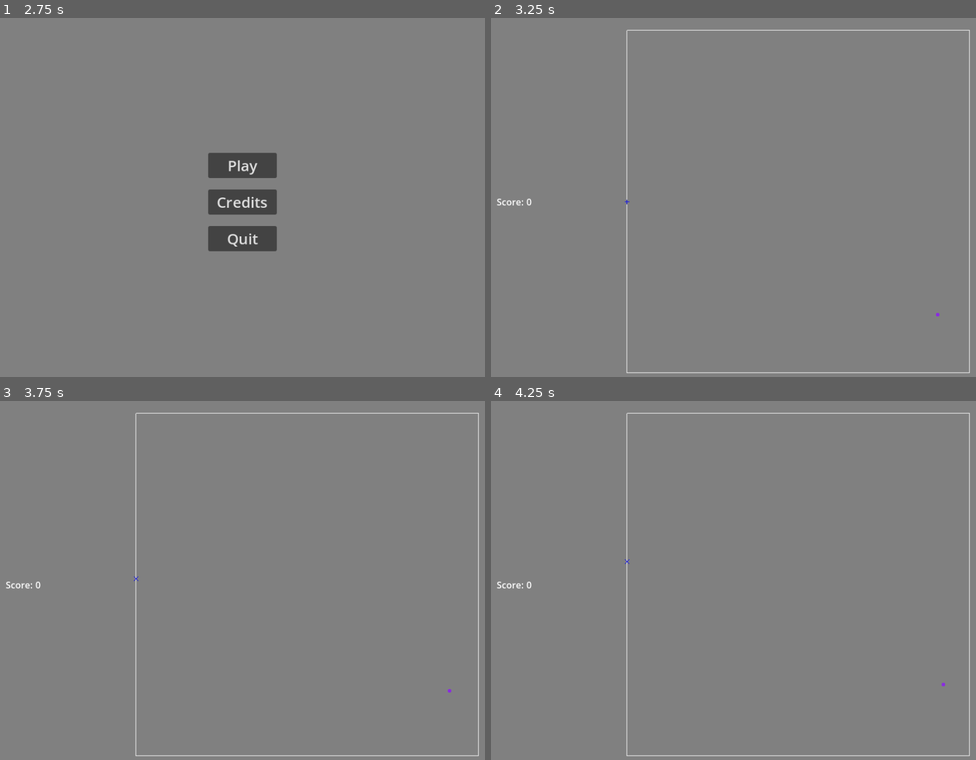
Above: before the commit, frames 1-4 (two rows, left to right).
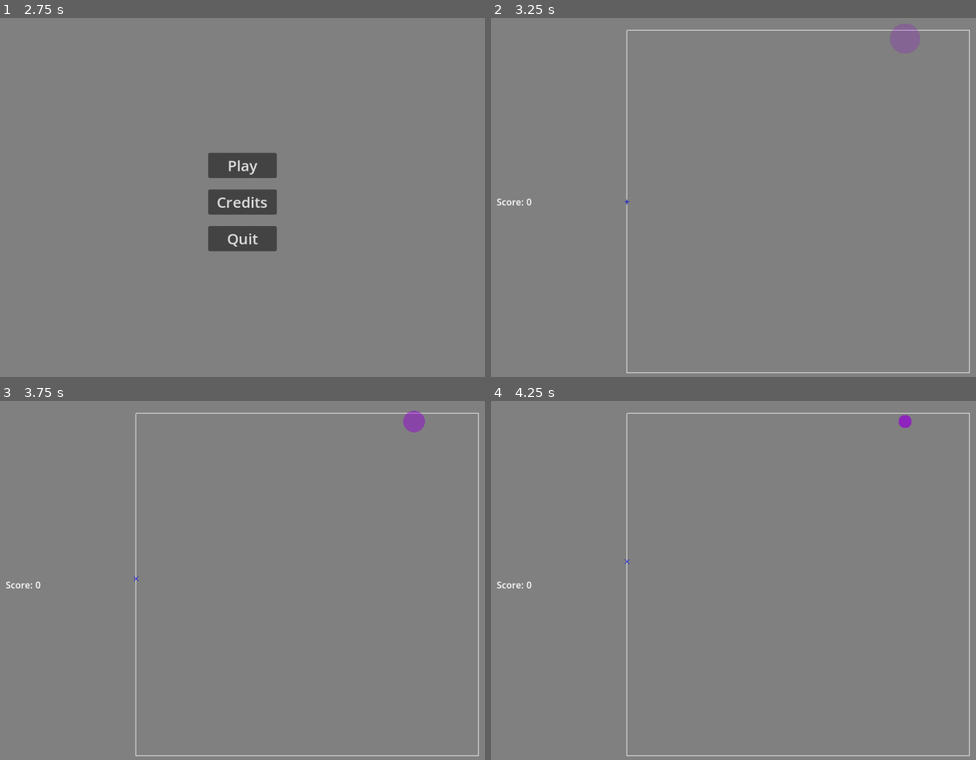
Above: after the commit, the same moments.

Repository: Habidakus/mirror-qix
Game: Godot game, scene res://Scenes/main.tscn
The game is run twice, just before and just after one commit, with the same random seed, the same clock (stepped at 60 frames per second) and the same inputs.
Inputs (mouse positions are in pixels of both pictures, inside the frame that each line leads up to):
- Up to frame 1 (2.75 s): tap Enter at 0.5, 2 s; move the mouse to (349, 183) at 0.52 s; hold Right 0.53-1.28 s; click (349, 183) at 0.67 s; tap Space at 0.77, 1.25, 1.52 s; move the mouse to (145, 219) at 1.27 s; hold Down 1.28-2.03 s; move the mouse to (291, 122) at 2.02 s; hold Right from 2.03 s (still down)
- Up to frame 2 (3.25 s): release Right at 2.75 s; click "Play" at 2.75 s
- Up to frame 3 (3.75 s): move the mouse to (218, 659) at 3.52 s; hold Up from 3.53 s (still down); click (218, 659) at 3.67 s
- Up to frame 4 (4.25 s): keep holding Up; tap Space at 3.77 s

Frame 1 is identical in both runs. In frame 2, 0.4% of the frame differs, in the area x 82-93%, y 1-84%; in frame 3, 0.2%; in frame 4, less than 0.1%.

Commit message:
Udpated enemy logic and moved it to the enemy base script

Diff:
--- a/Scripts/Enemy.gd
+++ b/Scripts/Enemy.gd
@@ -2,43 +2,163 @@
 
 class_name Enemy
 
+enum EnemyState {MOVING, HUNTING, TRAPPED, RESPAWNING}
+
+var pos_on_field : Vector2i
 var play_state : PlayState = null
 var goal_pos : Vector2i
 var move_work : Vector2
 var rng : RandomNumberGenerator = RandomNumberGenerator.new()
-var speed : float = 25
+var speed : float = 75
+var current_enemy_state : EnemyState
+var max_respawn_time : float = 2
+var respawn_remaining : float
+var max_stun_time : float = 3
+var stun_remaining : float
+
+func change_state(new_state : EnemyState) -> void:
+	if new_state == EnemyState.RESPAWNING:
+		current_enemy_state = new_state
+		respawn_remaining = max_respawn_time
+		pos_on_field = get_spawn_spot()
+		return
+	if new_state == EnemyState.TRAPPED:
+		current_enemy_state = new_state
+		stun_remaining = max_stun_time
+		return
+	if new_state == EnemyState.MOVING:
+		assert(current_enemy_state != EnemyState.MOVING)
+		current_enemy_state = new_state
+		chose_new_goal()
+		return
+	if new_state == EnemyState.HUNTING:
+		assert(current_enemy_state != EnemyState.HUNTING)
+		current_enemy_state = new_state
+		chose_new_goal()
+		return
+	assert(false)
 
 func init(ps : PlayState) -> void:
 	play_state = ps
-	goal_pos = ps.get_spawn_spot()
+	change_state(EnemyState.RESPAWNING)
+	chose_new_goal()
+
+func _process(delta: float) -> void:
+	if current_enemy_state == EnemyState.RESPAWNING:
+		respawn_remaining -= delta
+		if respawn_remaining <= 0:
+			change_state(EnemyState.MOVING)
+			return
+	if current_enemy_state == EnemyState.TRAPPED:
+		stun_remaining -= delta
+		if stun_remaining <= 0:
+			change_state(EnemyState.RESPAWNING)
+			return
+
+func chose_new_goal_and_state() -> void:
+	if current_enemy_state == EnemyState.MOVING:
+		if play_state.player_on_outer_lines == false:
+			change_state(EnemyState.HUNTING)
+			return
+	elif current_enemy_state == EnemyState.HUNTING:
+		if play_state.player_on_outer_lines:
+			change_state(EnemyState.MOVING)
+			return
+	chose_new_goal()
 
 func chose_new_goal() -> void:
-	goal_pos = play_state.get_spawn_spot()
-
-func on_in_claimed_area() -> Vector2i:
-	return play_state.get_spawn_spot()
+	move_work = Vector2.ZERO
+	goal_pos = get_goal_spot()
+	print("New goal spot: %s" % [goal_pos])
 
 func get_new_pos(delta: float) -> Vector2i:
-	var move : Vector2i = play_state.enemy_pos
-	var dir : Vector2 = (goal_pos - play_state.enemy_pos) as Vector2
+	var new_pos : Vector2i = pos_on_field
+	var dir : Vector2 = (goal_pos - pos_on_field) as Vector2
 	move_work += dir.normalized() * delta * speed
 	if move_work.x >= 1:
-		move.x += 1
+		new_pos.x += 1
 		move_work.x -= 1.0
 	elif move_work.x <= -1:
-		move.x -= 1
+		new_pos.x -= 1
 		move_work.x += 1.0
 	if move_work.y >= 1:
-		move.y += 1
+		new_pos.y += 1
 		move_work.y -= 1.0
 	elif move_work.y <= -1:
-		move.y -= 1
+		new_pos.y -= 1
 		move_work.y += 1.0
 
-	if move == goal_pos:
-		chose_new_goal()
+	return new_pos
 
-	return move
+func render(offset : Vector2) -> void:
+	var loc : Vector2 = offset + (pos_on_field as Vector2)
+	var radius : float = 3
+	if current_enemy_state == EnemyState.TRAPPED:
+		play_state.draw_circle(loc, radius, Color.BLACK)
+	elif current_enemy_state == EnemyState.MOVING:
+		play_state.draw_circle(loc, radius, Color.DARK_VIOLET)
+	elif current_enemy_state == EnemyState.HUNTING:
+		play_state.draw_circle(loc, radius, Color.VIOLET)
+	else:
+		var fraction_dead : float = respawn_remaining / max_respawn_time
+		var dead_radius : float = (fraction_dead * 10 * radius) + radius
+		var alpha : float = 1.0 - fraction_dead
+		var color : Color = Color(Color.DARK_VIOLET, alpha)
+		play_state.draw_circle(loc, dead_radius, color)
 
-func _process(_delta: float) -> void:
-	pass
+func move_enemy(delta : float) -> void:
+	if current_enemy_state == EnemyState.TRAPPED || current_enemy_state == EnemyState.RESPAWNING:
+		return
+	var old_pos : Vector2i = pos_on_field
+	pos_on_field = get_new_pos(delta)
+	if (old_pos - pos_on_field).length() > 2:
+		print("Enemy teleported")
+
+	if pos_on_field == goal_pos:
+		print("Goal reached")
+		chose_new_goal_and_state()
+
+	if play_state.is_on_inner_line(pos_on_field.x, pos_on_field.y):
+		play_state.on_player_death()
+	elif play_state.is_on_outer_line(pos_on_field.x, pos_on_field.y):
+		print("Enemy from %s to %s bounced off outer line" % [old_pos, pos_on_field])
+		chose_new_goal_and_state()
+	elif play_state.is_in_claimed_area(pos_on_field.x, pos_on_field.y, true):
+		print("Enemy from %s to %s on claimed spot %s" % [old_pos, pos_on_field, play_state.highlight_rect])
+		change_state(EnemyState.TRAPPED)
+
+func get_spawn_spot() -> Vector2i:
+	var best_spot : Vector2i
+	var best_dist : int = 0
+	var potential_spots : int = 0
+	while potential_spots < 10:
+		var x : int = rng.randi_range(0, int(play_state.play_field.size.x) - 1)
+		var y : int = rng.randi_range(0, int(play_state.play_field.size.y) - 1)
+		if !play_state.is_in_claimed_area(x, y, false):
+			potential_spots += 1
+			var dist_squared = (Vector2i(x,y) - play_state.player_pos).length_squared()
+			if best_spot == null || dist_squared > best_dist:
+				best_spot = Vector2i(x, y)
+				best_dist = dist_squared
+	return best_spot
+
+func get_goal_spot() -> Vector2i:
+	var best_spot : Vector2i
+	var best_dist : int = 0
+	var potential_spots : int = 0
+	while potential_spots < 10:
+		var x : int = rng.randi_range(0, int(play_state.play_field.size.x) - 1)
+		var y : int = rng.randi_range(0, int(play_state.play_field.size.y) - 1)
+		if !play_state.is_in_claimed_area(x, y, false):
+			potential_spots += 1
+			if current_enemy_state == EnemyState.HUNTING:
+				var dist_squared = (Vector2i(x,y) - play_state.player_pos).length_squared()
+				if best_spot == null || best_dist == 0 || dist_squared < best_dist:
+					best_spot = Vector2i(x, y)
+					best_dist = dist_squared
+			else:
+				var dist_squared = (Vector2i(x,y) - pos_on_field).length_squared()
+				if best_spot == null || best_dist == 0 || dist_squared < best_dist:
+					best_spot = Vector2i(x, y)
+					best_dist = dist_squared
+	return best_spot
--- a/Scripts/StateMachine/StateMachineState_Play.gd
+++ b/Scripts/StateMachine/StateMachineState_Play.gd
@@ -5,10 +5,10 @@
 @export var fade_in : bool = false
 @export var fade_out : bool = false
 @export var fade_time : float = 1.5
-@export var player_speed : float = 200
+@export var player_speed_inner : float = 350
+@export var player_speed_outer : float = 350
 
 var enemy : Enemy = null
-var enemy_pos : Vector2i
 var outer_lines : Array = []
 var inner_lines : Array = []
 var completed_rects : Array = []
@@ -26,8 +26,12 @@
 
 var player_movement : Vector2 = Vector2.ZERO
 func add_player_direction(dx : float, dy : float) -> void:
-	dx = dx * player_speed
-	dy = dy * player_speed
+	if player_on_outer_lines:
+		dx = dx * player_speed_outer
+		dy = dy * player_speed_outer
+	else:
+		dx = dx * player_speed_inner
+		dy = dy * player_speed_inner
 	if player_movement == Vector2.ZERO:
 		player_movement = Vector2(dx, dy)
 		return
@@ -424,13 +428,17 @@
 						elif j == prev:
 							continue
 						elif j == prevprev:
-							assert(new_loc_on_next != path[j][0])
-							shorter_path.append([path[j][0], new_loc_on_next])
-							assert(is_path_element_valid(shorter_path.back()))
+							if new_loc_on_next != path[j][0]:
+								shorter_path.append([path[j][0], new_loc_on_next])
+								assert(is_path_element_valid(shorter_path.back()))
+							else:
+								print("Omitted %s" % new_loc_on_next)
 						elif j == next:
-							assert(new_loc_on_next != path[j][1])
-							shorter_path.append([new_loc_on_next, path[j][1]])
-							assert(is_path_element_valid(shorter_path.back()))
+							if new_loc_on_next != path[j][1]:
+								shorter_path.append([new_loc_on_next, path[j][1]])
+								assert(is_path_element_valid(shorter_path.back()))
+							else:
+								print("Omitted %s" % new_loc_on_next)
 						else:
 							shorter_path.append(path[j])
 							assert(is_path_element_valid(shorter_path.back()))
@@ -447,13 +455,17 @@
 						elif j == next:
 							continue
 						elif j == nextnext:
-							assert(new_loc_on_prev != path[j][1])
-							shorter_path.append([new_loc_on_prev, path[j][1]])
-							assert(is_path_element_valid(shorter_path.back()))
+							if new_loc_on_prev != path[j][1]:
+								shorter_path.append([new_loc_on_prev, path[j][1]])
+								assert(is_path_element_valid(shorter_path.back()))
+							else:
+								print("Omitted %s" % new_loc_on_prev)
 						elif j == prev:
-							assert(new_loc_on_prev != path[j][0])
-							shorter_path.append([path[j][0], new_loc_on_prev])
-							assert(is_path_element_valid(shorter_path.back()))
+							if new_loc_on_prev != path[j][0]:
+								shorter_path.append([path[j][0], new_loc_on_prev])
+								assert(is_path_element_valid(shorter_path.back()))
+							else:
+								print("Omitted %s" % new_loc_on_prev)
 						else:
 							shorter_path.append(path[j])
 							assert(is_path_element_valid(shorter_path.back()))
@@ -534,83 +546,6 @@
 	assert(false, "we should always find something")
 	return []
 
-# TODO: Needs to be re-written
-func break_out_square_old(path : Array) -> Array: # square, then remaining path
-	var signed_area = get_signed_area_of_path(path)
-	print("signed area = %s" % [signed_area])
-	var square : Array = []
-	var remaining : Array = []
-	for i in range(0, path.size()):
-		var q : int = (i + path.size() - 1) % path.size()
-		var n : int = (i + 1) % path.size()
-		var m : int = (i + 2) % path.size()
-		var c1 : Vector2i = path[i][0]
-		var f1 : Vector2i = path[i][1]
-		var c2 : Vector2i = path[n][1]
-		var f2 : Vector2i
-		if c1.x == f1.x:
-			f2.x = c2.x
-			f2.y = c1.y
-		else:
-			f2.x = c1.x
-			f2.y = c2.y
-		if on_line(f2.x, f2.y, path[m][0], path[m][1]):
-			square = [[c1, f1], [f1, c2], [c2, f2], [f2, c1]]
-			for j in range(0, path.size()):
-				if j == i:
-					# delete this
-					continue
-				if j == n:
-					# delete this
-					continue
-				if j == q:
-					if path[q][0] != f2:
-						remaining.append([path[q][0], f2])
-					continue
-				if j == m:
-					if f2 != path[m][1]:
-						remaining.append([f2,path[m][1]])
-					continue
-				remaining.append(path[j])
-			return [square, cleanup_path(remaining)]
-		# vvvvvvvvvvvvvvvvvvvvvvvvvvvvvvvvvvvvvvvvv
-		# all of this is dubious? but maybe works?
-		c1 = path[n][1]
-		f1 = path[n][0]
-		c2 = path[i][0]
-		if c1.x == f1.x:
-			f2.x = c2.x
-			f2.y = c1.y
-		else:
-			f2.x = c1.x
-			f2.y = c2.y
-		if on_line(f2.x, f2.y, path[q][0], path[q][1]):
-			square = [[c1, f1], [f1, c2], [c2, f2], [f2, c1]]
-			for j in range(0, path.size()):
-				if j == i:
-					# delete this
-					continue
-				if j == n:
-					# delete this
-					continue
-				if j == q:
-					if path[q][0] != f2:
-						remaining.append([path[q][0], f2])
-					continue
-				if j == m:
-					if f2 != path[m][1]:
-						remaining.append([f2,path[m][1]])
-					continue
-				remaining.append(path[j])
-			return [square, cleanup_path(remaining)]
-		# END DUBIOUS
-		# ^^^^^^^^^^^^^^^^^^^^^^^^^^^^^^^^^^^^^^^^^^^^^^^^^^^^^^^
-	if square.is_empty():
-		print("Found no square in path")
-		print(str(path))
-		assert(false, "Found no square in path")
-	return [square, cleanup_path(remaining)]
-
 func cleanup_path(path : Array) -> Array:
 	for i in range(0, path.size()):
 		var n : int = (i + 1) % path.size()
@@ -681,7 +616,7 @@
 	queue_redraw()
 	rotate_player += 5.0 * delta
 	process_player_input(delta)
-	move_enemy(delta)
+	enemy.move_enemy(delta)
 
 func process_player_input(delta : float) -> void:
 	if player_on_outer_lines == false:
@@ -755,19 +690,6 @@
 		return true
 	return false
 
-func move_enemy(delta : float) -> void:
-	var old_pos : Vector2i = enemy_pos
-	enemy_pos = enemy.get_new_pos(delta)
-	if (old_pos - enemy_pos).length() > 2:
-		print("Enemy teleported")
-	if is_on_inner_line(enemy_pos.x, enemy_pos.y):
-		on_player_death()
-	elif is_on_outer_line(enemy_pos.x, enemy_pos.y):
-		enemy.chose_new_goal()
-	elif is_in_claimed_area(enemy_pos.x, enemy_pos.y, true):
-		print("Enemy %s on claimed spot %s" % [enemy_pos, highlight_rect])
-		enemy_pos = enemy.on_in_claimed_area()
-
 #func fancy_draw_line(start : Vector2, end : Vector2, color : Color) -> void:
 #	var delta : Vector2 = end - start
 #	var inc : float = float(1) / 10
@@ -803,11 +725,12 @@
 	elif rp % 2 == 1:
 		draw_line(p_loc - Vector2(player_length, player_length), p_loc + Vector2(player_length, player_length), Color.BLUE)
 		draw_line(p_loc - Vector2(-player_length, player_length), p_loc + Vector2(-player_length, player_length), Color.BLUE)
-	var e_loc : Vector2 = offset + (enemy_pos as Vector2)
-	draw_circle(e_loc, 3, Color.BLUE_VIOLET)
+	enemy.render(offset)
 
 var highlight_rect : Rect2i
 func is_in_claimed_area(x : int, y : int, highlight : bool) -> bool:
+	if x < 0 || y < 0 || x >= play_field.size.x || y >= play_field.size.y:
+		return true
 	for rect : Rect2i in completed_rects:
 		if x >= rect.position.x && x <= rect.end.x:
 			if y >= rect.position.y && y <= rect.end.y:
@@ -816,21 +739,7 @@
 				return true
 	return false
 
-var rng : RandomNumberGenerator = RandomNumberGenerator.new()
-func get_spawn_spot() -> Vector2i:
-	var best_spot : Vector2i
-	var best_dist : int = 0
-	var potential_spots : int = 0
-	while potential_spots < 10:
-		var x : int = rng.randi_range(0, int(play_field.size.x) - 1)
-		var y : int = rng.randi_range(0, int(play_field.size.y) - 1)
-		if !is_in_claimed_area(x, y, false):
-			potential_spots += 1
-			var dist_squared : int = (Vector2i(x,y) - player_pos).length_squared()
-			if best_spot == null || dist_squared > best_dist:
-				best_spot = Vector2i(x, y)
-				best_dist = dist_squared
-	return best_spot
+#var rng : RandomNumberGenerator = RandomNumberGenerator.new()
 
 func add_line(start : Vector2i, end : Vector2i) -> void:
 	outer_lines.append([start, end])
@@ -852,7 +761,6 @@
 	player_pos = Vector2(0, play_field.size.y / 2)
 	enemy = Enemy.new()
 	enemy.init(self)
-	enemy_pos = get_spawn_spot()
 	add_child(enemy)
 
 func enter_state() -> void:
